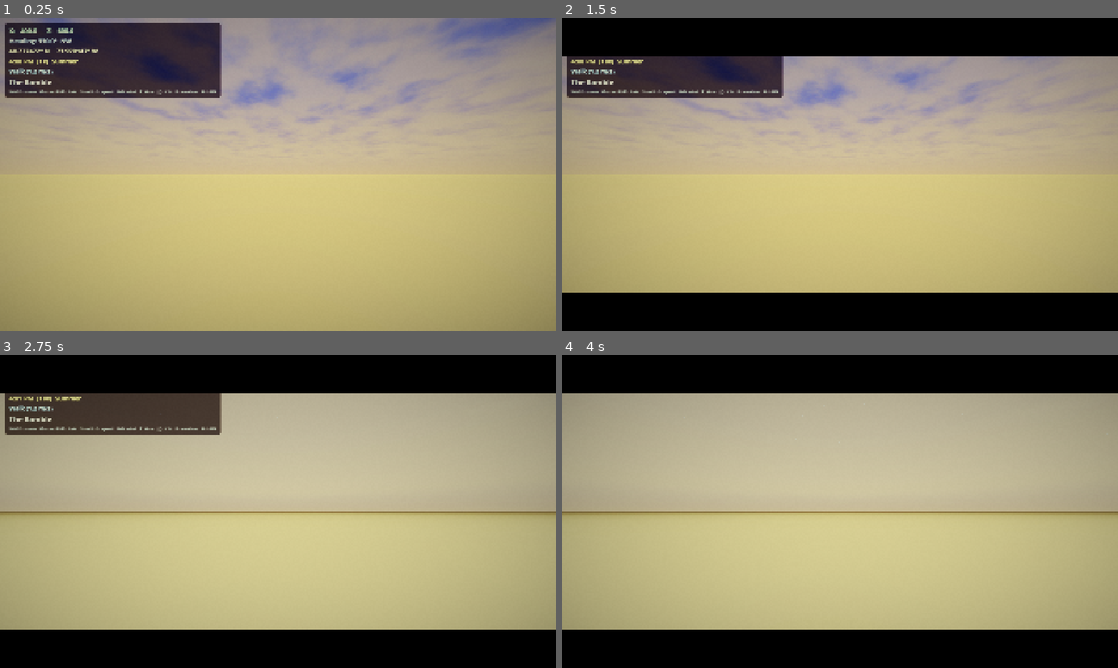
Above: before the commit, frames 1-4 (two rows, left to right).
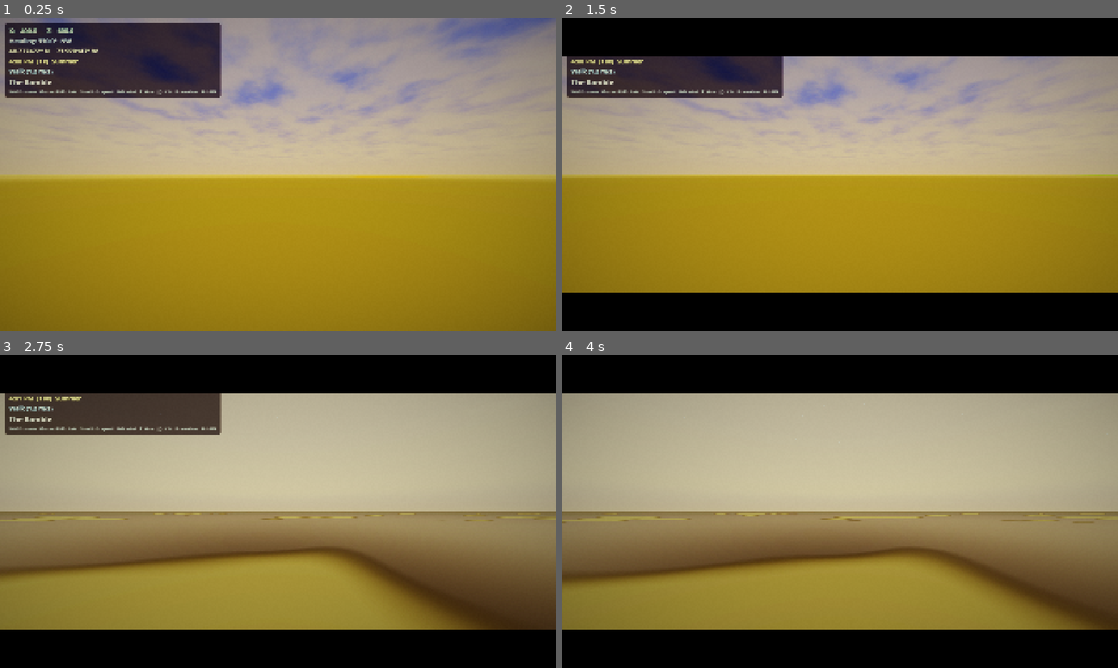
Above: after the commit, the same moments.

Repository: Central-Park-Walk/central-park-walk
Game: Godot game, scene res://main.tscn
Two runs of this game, one before a commit and one after it. Both use one fixed random seed, a clock stepped at 60 frames per second and the inputs below.
Inputs (mouse positions are in pixels of both pictures, inside the frame that each line leads up to):
- Up to frame 1 (0.25 s): no input
- Up to frame 2 (1.5 s): tap Enter at 0.5 s; move the mouse to (962, 158) at 0.52 s; hold D 0.53-1.28 s; tap T at 0.6 s; click (962, 158) at 0.67 s; tap Space at 1.25 s; move the mouse to (728, 190) at 1.27 s; hold S from 1.28 s (still down); tap L at 1.35 s
- Up to frame 3 (2.75 s): tap Enter at 2 s; move the mouse to (333, 442) at 2.02 s; release S at 2.03 s; hold D from 2.03 s (still down); tap P at 2.1 s
- Up to frame 4 (4 s): move the mouse to (812, 574) at 2.77 s; release D at 2.78 s; hold W 2.78-3.53 s; tap G at 2.85 s; click (812, 574) at 2.92 s; move the mouse to (1006, 558) at 3.52 s; hold A from 3.53 s (still down); tap H at 3.6 s

The runs differ from the first frame. In frame 1, 50% of the frame differs, in the area x 0-100%, y 50-100%; in frame 2, 38%; in frame 3, 37%; in frame 4, 37%.

Commit message:
Add rain puddles, fix path shader world_pos bug, clean up dead code
- Fix path shader: world_pos varying was missing, causing snow sparkle
  to reference undefined variable (shader compile error)
- Add rain puddles to paths: noise-based puddle pools form during
  moderate+ rain with sky/city light reflections
- Add rain streaks to facades: vertical water trails on building walls
- Remove dead dew_amount code from terrain (uniform was deleted)

Co-Authored-By: Claude Opus 4.6 <noreply@anthropic.com>

Diff:
--- a/shaders/facade.gdshader
+++ b/shaders/facade.gdshader
@@ -199,7 +199,7 @@
 
 	EMISSION = emission;
 
-	// Rain wetness: wet walls darken, get reflective; windows streak
+	// Rain wetness: wet walls darken, get reflective; rain streaks on walls
 	if (rain_wetness > 0.01) {
 		float wet = rain_wetness;
 		if (!in_win) {
@@ -207,6 +207,15 @@
 			ALBEDO *= mix(1.0, 0.60, wet);
 			ROUGHNESS = mix(ROUGHNESS, max(ROUGHNESS * 0.3, 0.10), wet);
 			SPECULAR = mix(0.0, 0.4, wet);
+			// Rain streaks: vertical water trails running down walls
+			// Multiple scales: wide rivulets + fine trickles
+			float streak1 = sin(world_pos.x * 5.0 + hash2(floor(world_pos.xz * 0.3)) * 20.0);
+			float streak2 = sin(world_pos.x * 13.0 + hash2(floor(world_pos.xz * 0.7)) * 30.0);
+			float streak = max(smoothstep(0.6, 0.9, streak1), smoothstep(0.7, 0.95, streak2));
+			// Streaks accumulate going down the building, fade near ground floor
+			streak *= smoothstep(0.0, 4.0, UV.y) * wet;
+			ROUGHNESS = mix(ROUGHNESS, 0.04, streak * 0.6);
+			SPECULAR = mix(SPECULAR, 0.55, streak * 0.5);
 		} else {
 			// Rain on glass: slightly reduced transmission, higher specular
 			ROUGHNESS = mix(ROUGHNESS, 0.05, wet * 0.4);
--- a/shaders/path.gdshader
+++ b/shaders/path.gdshader
@@ -15,10 +15,12 @@
 global uniform float rain_wetness;
 global uniform float snow_cover;
 global uniform float season_t;
+global uniform vec3 sky_reflect_color;
 
 #include "res://shaders/include/decode_terrain.gdshaderinc"
 
 varying flat float depth_jitter;
+varying vec3 world_pos;
 
 #include "res://shaders/include/hash_noise.gdshaderinc"
 
@@ -29,6 +31,7 @@
 		vec3 snapped = (inverse(MODEL_MATRIX) * vec4(world.x, terrain_h + path_y_offset, world.z, 1.0)).xyz;
 		VERTEX.y = snapped.y;
 	}
+	world_pos = world;
 	// Per-triangle depth jitter to break z-fighting at same-type intersections
 	depth_jitter = hash2(floor(world.xz * 0.5)) * 0.0003;
 }
@@ -66,11 +69,30 @@
 		ALBEDO = mix(ALBEDO, vec3(path_lum) * 1.05, winter_t * 0.2);
 	}
 
-	// Rain: wet pavement darkens, gets glossy
+	// Rain: wet pavement darkens, gets glossy, puddles form in low spots
 	if (rain_wetness > 0.01) {
 		ALBEDO   *= mix(1.0, 0.60, rain_wetness);   // 40% darker when wet
 		ROUGHNESS = mix(ROUGHNESS, 0.08, rain_wetness);
 		SPECULAR  = mix(SPECULAR, 0.45, rain_wetness);
+		// Puddles: collect in low-frequency noise depressions
+		// Visible at moderate-to-heavy rain, mirror-like reflection of sky
+		if (rain_wetness > 0.3) {
+			float puddle_noise = vnoise(world_pos.xz * 0.12);
+			puddle_noise += vnoise(world_pos.xz * 0.35) * 0.4;
+			float puddle = smoothstep(0.35, 0.55, puddle_noise) * smoothstep(0.3, 0.7, rain_wetness);
+			if (puddle > 0.01) {
+				// Puddle surface: near-mirror reflecting sky color
+				vec3 puddle_col = sky_reflect_color * 0.4 + ALBEDO * 0.15;
+				// Night: puddles reflect warm city light instead
+				float sky_lum = dot(sky_reflect_color, vec3(0.2126, 0.7152, 0.0722));
+				float night_t = smoothstep(0.15, 0.02, sky_lum);
+				puddle_col = mix(puddle_col, vec3(0.10, 0.07, 0.04) + ALBEDO * 0.08, night_t);
+				ALBEDO    = mix(ALBEDO, puddle_col, puddle);
+				ROUGHNESS = mix(ROUGHNESS, 0.02, puddle);  // mirror-smooth
+				SPECULAR  = mix(SPECULAR, 0.60, puddle);
+				METALLIC  = mix(METALLIC, 0.10, puddle);
+			}
+		}
 	}
 
 	// Snow accumulation on paths
@@ -83,7 +105,7 @@
 		SPECULAR  = mix(SPECULAR, 0.15, snow_amt);
 		// Snow sparkle on paths
 		if (snow_amt > 0.3) {
-			float sparkle = hash2(floor(world.xz * 25.0));
+			float sparkle = hash2(floor(world_pos.xz * 25.0));
 			if (sparkle > 0.96) {
 				float si = (sparkle - 0.96) * 25.0;
 				SPECULAR = mix(SPECULAR, 0.90, si * snow_amt);
--- a/shaders/terrain.gdshader
+++ b/shaders/terrain.gdshader
@@ -663,30 +663,6 @@
 		ROUGHNESS = mix(ROUGHNESS, 0.85, wear * wear_strength * 0.8);
 	}
 
-	// --- Morning dew / frost: subtle sparkle on grass surfaces at dawn ---
-	if (dew_amount > 0.01 && mat_idx == 0) {
-		// Winter frost: dew becomes icy white when season is cold (late autumn/winter)
-		float winter_t = smoothstep(2.5, 3.5, season_t) + smoothstep(0.5, -0.5, season_t - 4.0);
-		winter_t = clamp(winter_t, 0.0, 1.0);
-		float frost_amt = winter_t * dew_amount;
-		if (frost_amt > 0.02) {
-			// Frost: pale white rime on grass tips, very high specular
-			float frost_noise = hash2(floor(world_pos.xz * 8.0));
-			float frost_mask = step(0.4, frost_noise) * frost_amt;
-			ALBEDO = mix(ALBEDO, vec3(0.85, 0.88, 0.92), frost_mask * 0.5);
-			ROUGHNESS = mix(ROUGHNESS, 0.08, frost_mask * 0.7);
-			SPECULAR = mix(SPECULAR, 0.7, frost_mask * 0.6);
-		}
-		// Dew on grass: tiny water droplets create scattered specular highlights
-		float dew_factor = dew_amount * (1.0 - winter_t);  // less dew in frost weather
-		float dew_noise = hash2(floor(world_pos.xz * 12.0));
-		float dew_sparkle = step(0.7, dew_noise) * dew_factor;
-		ROUGHNESS = mix(ROUGHNESS, 0.15, dew_sparkle * 0.6);
-		SPECULAR = mix(SPECULAR, 0.6, dew_sparkle * 0.5);
-		// Slightly brighter green from moisture
-		ALBEDO *= mix(1.0, 1.08, dew_factor * 0.5);
-	}
-
 	// --- Rain wetness: darken surfaces, lower roughness, increase specular ---
 	if (rain_wetness > 0.01) {
 		// Wet surfaces are darker (water absorption) and glossier
